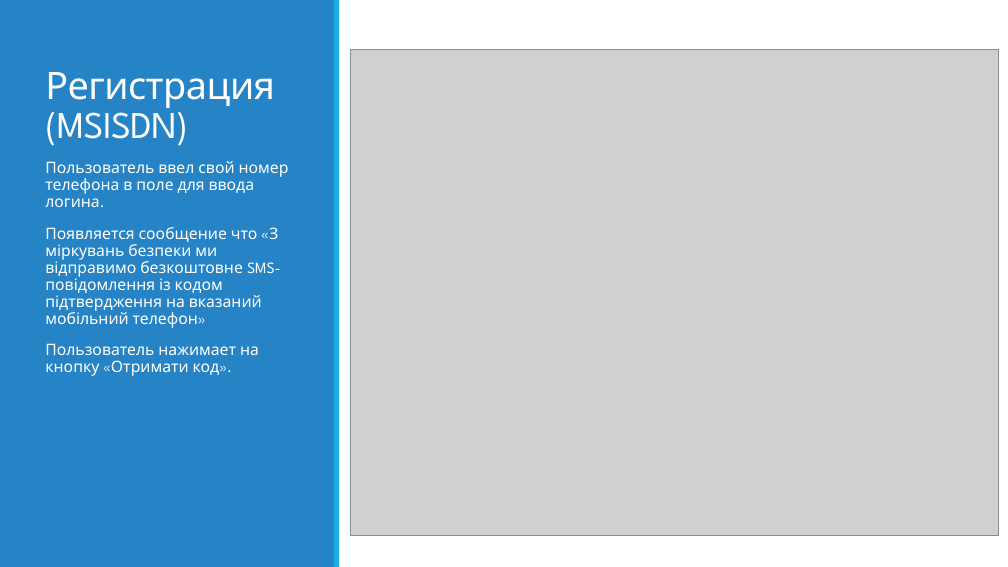
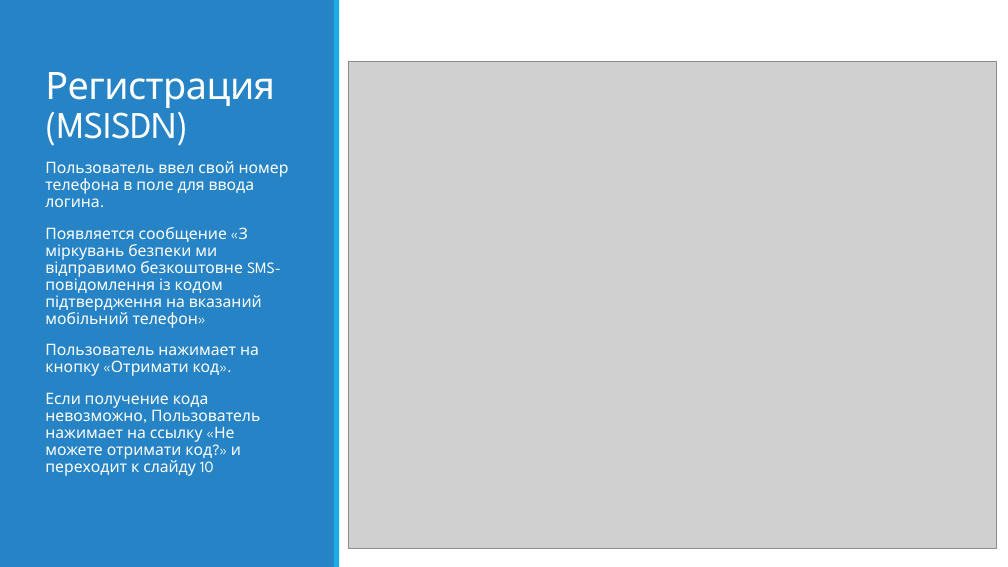
Before and after one commit to bturko/sso, a slide deck: slide 7 of Docs/KS_SIGNUP_2.pptx. Drawn at 1008x567 pixels with LibreOffice and Linux fonts; fonts in the diff are those of the drawing; grey boxes stand for pictures. Boxes give left, top, right and bottom in pixels: in the first picture for what was removed or moved away, otherwise in the second. Text is boxed around its words. In the diff, an @@ line names an element or a change of style, - is before the commit and + after.

```diff
--- a/Docs/KS_SIGNUP_2.pptx
+++ b/Docs/KS_SIGNUP_2.pptx
@@ picture: place and size @@
-picture at <box>350,49,998,535</box>
+picture at <box>348,61,997,548</box>
@@ text at <box>45,227,281,328</box>: text changed @@
-Появляется сообщение что «З міркувань безпеки ми відправимо безкоштовне SMS-повідомлення із кодом підтвердження на вказаний мобільний телефон»
+Появляется сообщение «З міркувань безпеки ми відправимо безкоштовне SMS-повідомлення із кодом підтвердження на вказаний мобільний телефон»
@@ text at <box>45,392,260,476</box>: paragraph added @@
+Если получение кода невозможно, Пользователь нажимает на ссылку «Не можете отримати код?» и переходит к слайду 10
```
Also in this commit, not shown: 15 other slides changed, 3 slides removed, 5 other files.
